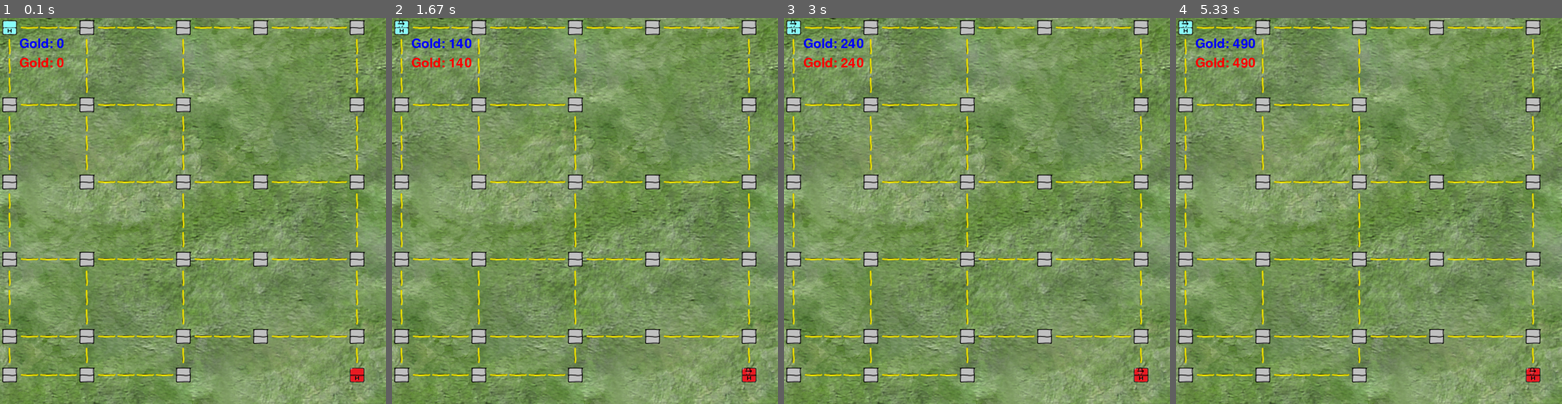
Above: before the commit, frames 1-4 (left to right).
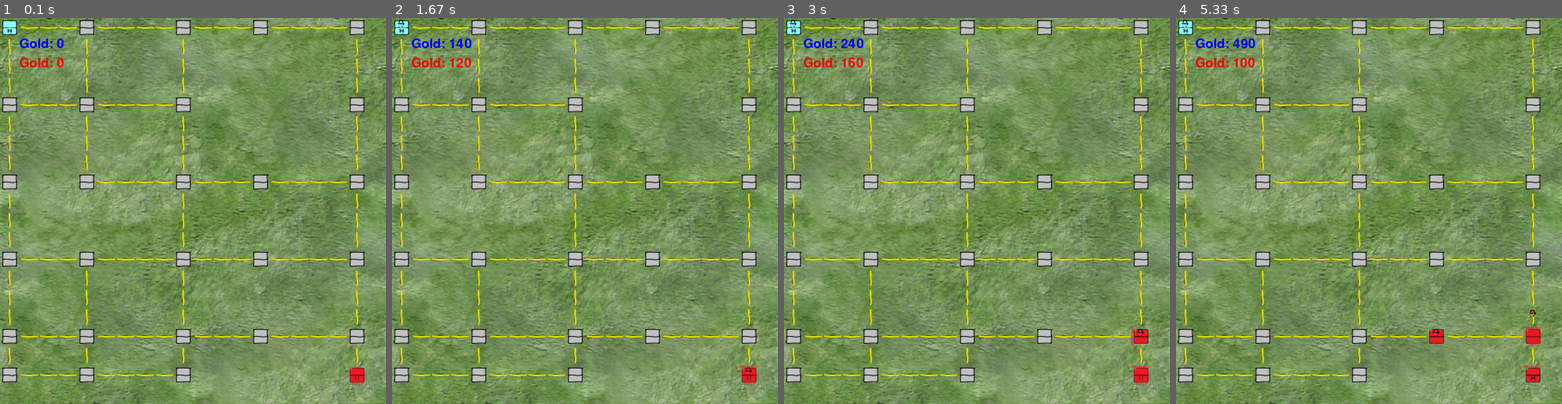
Above: after the commit, the same moments.

Repository: czebrose/ML_Projects
Game: pygame game, started from ML-Tutorial/NodeFightGame/game.py
Same seed, same stepped clock (60 frames per second), same inputs: the game is played once before the commit and once after it.
Inputs (mouse positions are in pixels of both pictures, inside the frame that each line leads up to):
- Up to frame 1 (0.1 s): no input
- Up to frame 2 (1.67 s): tap 0 at 0.33 s; click (569, 226) at 0.72 s
- Up to frame 3 (3 s): no input
- Up to frame 4 (5.33 s): no input

The runs differ from the first frame. In frame 1, less than 0.1% of the frame differs, in the area x 90-95%, y 90-95%; in frame 2, 0.2%; in frame 3, 0.4%; in frame 4, 0.5%, in the area x 14-95%, y 10-93%.

Commit message:
Made an AI that does kind of play the game.

Diff:
--- a/ML-Tutorial/NodeFightGame/game.py
+++ b/ML-Tutorial/NodeFightGame/game.py
@@ -4,6 +4,7 @@
 from util import Direction
 from player import PlayerColor, PlayerInput
 from humanplayer import HumanPlayerInput
+from simpleplayer import SimplePlayer
 from node import Node, Building
 from road import Road
 
@@ -120,7 +121,7 @@
     global_map = build_map()
     players = {
         PlayerColor.BLUE: HumanPlayerInput(PlayerColor.BLUE),
-        PlayerColor.RED: HumanPlayerInput(PlayerColor.RED)
+        PlayerColor.RED: SimplePlayer(PlayerColor.RED)
     }
     win = pygame.display.set_mode((WIN_WIDTH, WIN_HEIGHT))
     clock = pygame.time.Clock()
--- a/ML-Tutorial/NodeFightGame/location.py
+++ b/ML-Tutorial/NodeFightGame/location.py
@@ -1,4 +1,3 @@
-import random
 import util
 from util import Direction
 import unit
@@ -84,28 +83,30 @@
         neighbor = self.neighbors[direction]
         if neighbor is None:
             return
-        neighbor.expected_units.append((self.unit_in_loc, self))
+        neighbor.expected_units.append((self.unit_in_loc, self, direction))
         self.unit_in_loc = None
 
     def resolve_move_conflicts(self):
-        accept_index = -1
         accepted_unit = None
         if self.unit_in_loc is None and len(self.expected_units) > 0:
-            accept_index = random.randint(0, len(self.expected_units) - 1)
-            accepted_unit = self.expected_units[accept_index]
+            accepted_unit = self.pick_expected_unit()
         blocked_units = []
-        for index in range(0, len(self.expected_units)):
-            if index is not accept_index:
-                blocked_units.append(self.expected_units[index])
+        for unit in self.expected_units:
+            if unit is not accepted_unit:
+                blocked_units.append(unit)
         self.expected_units = []
         if accepted_unit:
             self.expected_units.append(accepted_unit)
         self.resolve_blocked_locations(blocked_units)
 
+    def pick_expected_unit(self):
+        self.expected_units.sort(key=lambda x: x[2])
+        return self.expected_units[0]
+
     @staticmethod
     def resolve_blocked_locations(blocked_units):
         while len(blocked_units) > 0:
-            unit, loc = blocked_units.pop(0)
+            unit, loc, dir = blocked_units.pop(0)
             if len(loc.expected_units) > 0:
                 for blocked_unit in loc.expected_units:
                     blocked_units.append(blocked_unit)
@@ -114,9 +115,7 @@
 
     def accept_unit(self):
         if len(self.expected_units) >= 1:
-            unit, loc = self.expected_units[0]
-            for direction in loc.neighbors:
-                if self is loc.neighbors[direction]:
-                    unit.direction = direction
+            unit, loc, direction = self.expected_units[0]
+            unit.direction = direction
             self.unit_in_loc = unit
             self.expected_units = []
--- a/ML-Tutorial/NodeFightGame/player.py
+++ b/ML-Tutorial/NodeFightGame/player.py
@@ -68,7 +68,7 @@
             self.execute_direction_change(loc, None)
 
     def execute_direction_change(self, loc, direction):
-        if loc:
+        if loc and loc.exit_direction[self.color] is not direction and self.gold >= util.DIRECTION_CHANGE_COST:
             loc.exit_direction[self.color] = direction
             self.gold -= util.DIRECTION_CHANGE_COST
 
--- /dev/null
+++ b/ML-Tutorial/NodeFightGame/simpleplayer.py
@@ -0,0 +1,29 @@
+from util import Direction
+from player import PlayerInput, PlayerCommands
+from node import Node
+import random
+
+
+DIRECTION_THRESHOLD = 100
+
+class SimplePlayer(PlayerInput):
+    def get_highlight_node(self, global_map) -> object:
+        owned_nodes = []
+        for row in global_map:
+            for loc in row:
+                if isinstance(loc, Node) and loc.owner is self.color:
+                    owned_nodes.append(loc)
+        return owned_nodes[random.randrange(0, len(owned_nodes))]
+
+    def get_command(self, global_map) -> object:
+        if not self.highlight_node:
+            return None
+        if self.gold > DIRECTION_THRESHOLD:
+            choices = []
+            if self.highlight_node.neighbors[Direction.NORTH]:
+                choices.append(PlayerCommands.DIRECTION_NORTH)
+            if self.highlight_node.neighbors[Direction.WEST]:
+                choices.append(PlayerCommands.DIRECTION_WEST)
+            if len(choices) > 0:
+                return random.choice(choices)
+        return None
--- a/ML-Tutorial/NodeFightGame/util.py
+++ b/ML-Tutorial/NodeFightGame/util.py
@@ -14,12 +14,35 @@
 NODE_WIDTH = 50
 
 
-class Direction(Enum):
+class OrderedEnum(Enum):
+    def __ge__(self, other):
+        if self.__class__ is other.__class__:
+            return self.value >= other.value
+        return NotImplemented
+
+    def __gt__(self, other):
+        if self.__class__ is other.__class__:
+            return self.value > other.value
+        return NotImplemented
+
+    def __le__(self, other):
+        if self.__class__ is other.__class__:
+            return self.value <= other.value
+        return NotImplemented
+
+    def __lt__(self, other):
+        if self.__class__ is other.__class__:
+            return self.value < other.value
+        return NotImplemented
+
+
+class Direction(OrderedEnum):
     ERROR = -1
     NORTH = 0
     SOUTH = 1
-    EAST = 2
-    WEST = 3
+    WEST = 2
+    EAST = 3
+    MAX = 10
 
 
 def load_img(img_name):
Empty file removed: ML-Tutorial/NodeFightGame/simple-ai-player.py
